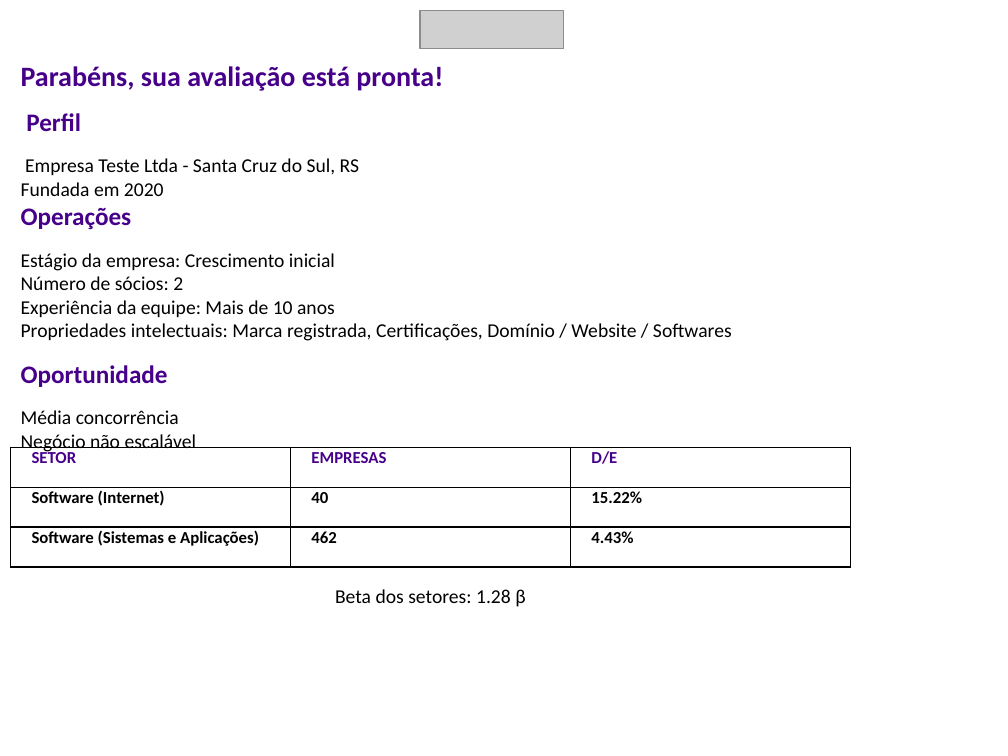
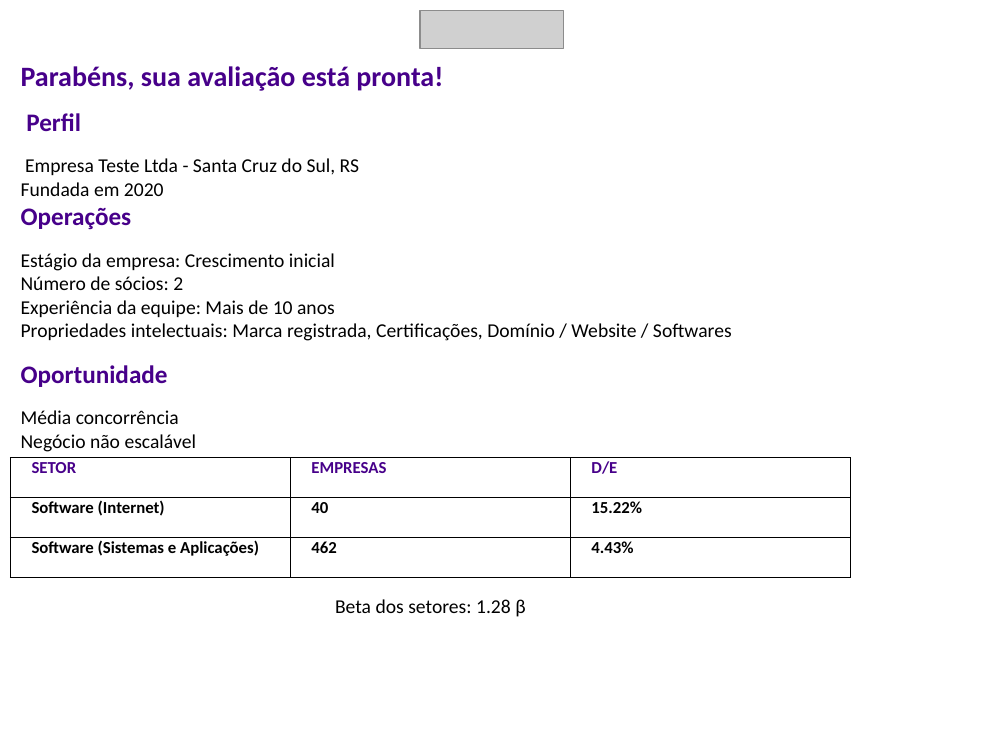
Before and after one commit to mohsinlodhi4/html2ppt, a slide deck: slide 1 of v2/slide.pptx. Drawn at 1008x756 pixels with LibreOffice and Linux fonts; fonts in the diff are those of the drawing; grey boxes stand for pictures. Boxes give left, top, right and bottom in pixels: in the first picture for what was removed or moved away, otherwise in the second. Text is boxed around its words. In the diff, an @@ line names an element or a change of style, - is before the commit and + after.

```diff
--- a/v2/slide.pptx
+++ b/v2/slide.pptx
@@ table: place and size @@
-table at (10,448,851,550)
+table at (10,458,851,560)
@@ text "Beta dos setores: 1.28 β": place and size @@
-text "Beta dos setores: 1.28 β" at (335,589,525,607)
+text "Beta dos setores: 1.28 β" at (335,599,525,617)
```
Also in this commit, not shown: 1 other slide changed, 1 slide added, 14 other files.
